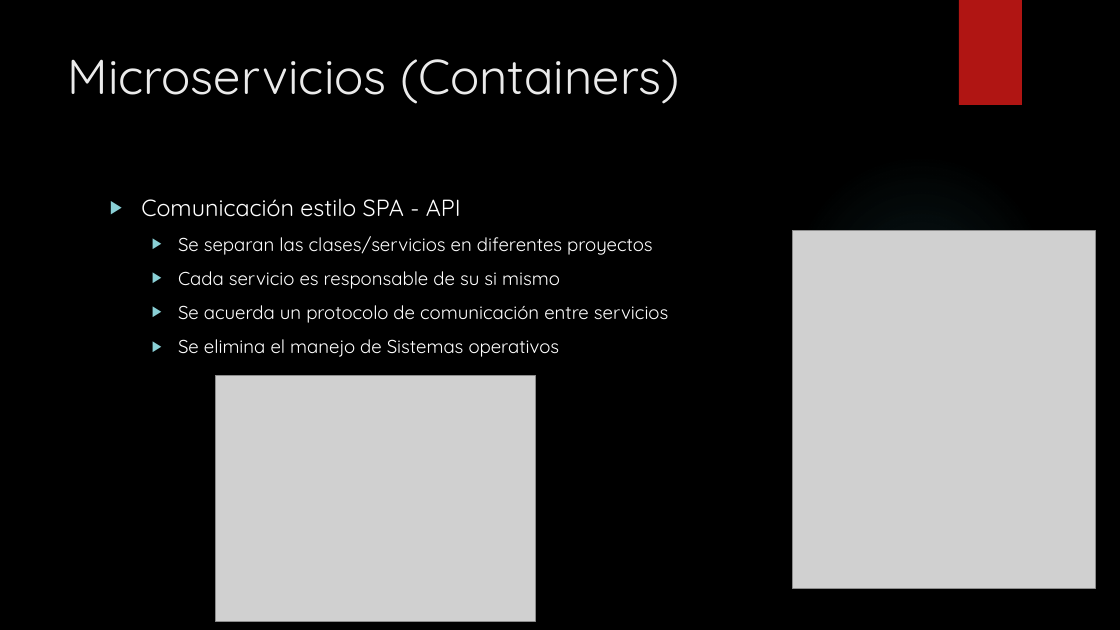
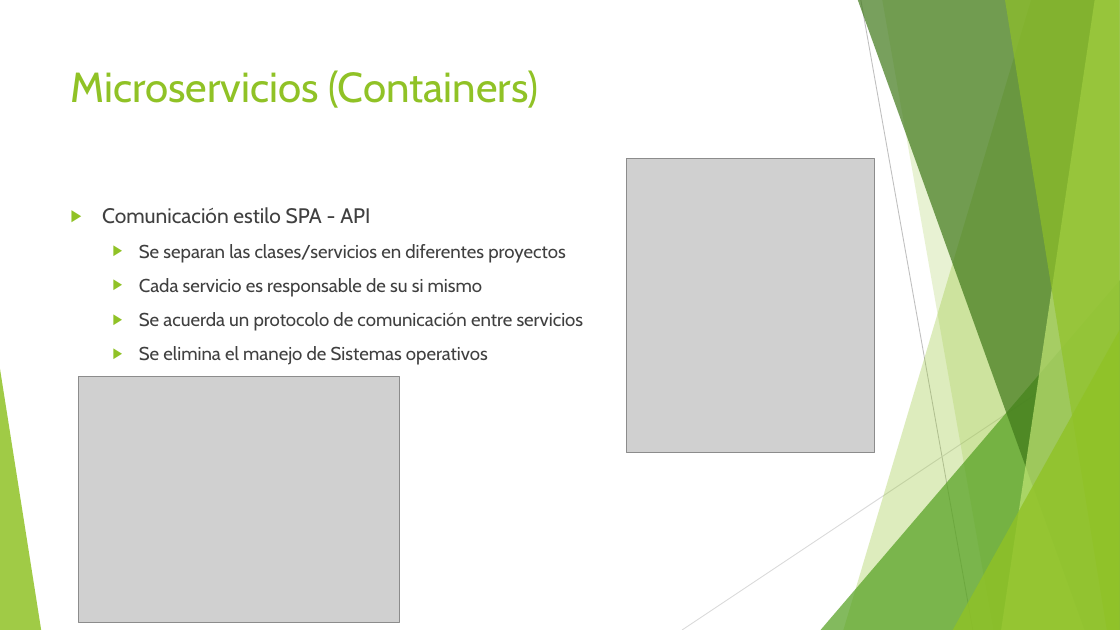
Before and after one commit to alanzam/AWS-Serverless, a slide deck: slide 7 of serverless.pptx (slide 6 before the commit). Drawn at 1120x630 pixels with LibreOffice and Linux fonts; fonts in the diff are those of the drawing; grey boxes stand for pictures; background and template pictures are left out. Boxes give left, top, right and bottom in pixels: in the first picture for what was removed or moved away, otherwise in the second. Text is boxed around its words. In the diff, an @@ line names an element or a change of style, - is before the commit and + after.

```diff
--- a/serverless.pptx
+++ b/serverless.pptx
@@ background picture (left out) to #FFFFFF @@
@@ rectangle removed at <box>959,0,1022,105</box> @@
@@ title "Microservicios (Containers)": place and size @@
-title "Microservicios (Containers)" at <box>68,59,680,104</box>
+title "Microservicios (Containers)" at <box>71,70,538,108</box>
@@ title "Microservicios (Containers)" at <box>71,70,538,108</box>: size 42 to 36 pt, font Quicksand to Cabin, text colour #EBEBEB to #90C226 @@
@@ picture: place and size @@
-picture at <box>793,230,1096,588</box>
+picture at <box>627,159,875,453</box>
@@ ellipse removed at <box>791,154,1049,413</box> @@
@@ text "Comunicación estilo SPA - API": place and size @@
-text "Comunicación estilo SPA - API" at <box>141,199,668,357</box>
+text "Comunicación estilo SPA - API" at <box>102,207,584,365</box>
@@ text "Comunicación estilo SPA - API" at <box>102,207,584,365</box>: size 20 to 18 pt in "Comunicación estilo SPA - API"; font Quicksand to Cabin, text colour #FFFFFF to #404040; bullet colour #8AD0D6 to #90C226 @@
@@ group added at <box>0,0,1120,630</box>: 5 freeform shapes, 3 triangles, 2 lines @@
@@ picture: place and size @@
-picture at <box>215,376,535,622</box>
+picture at <box>79,376,399,623</box>
```
Also in this commit, not shown: 15 other slides changed, 4 slides added, 1 slide removed.
